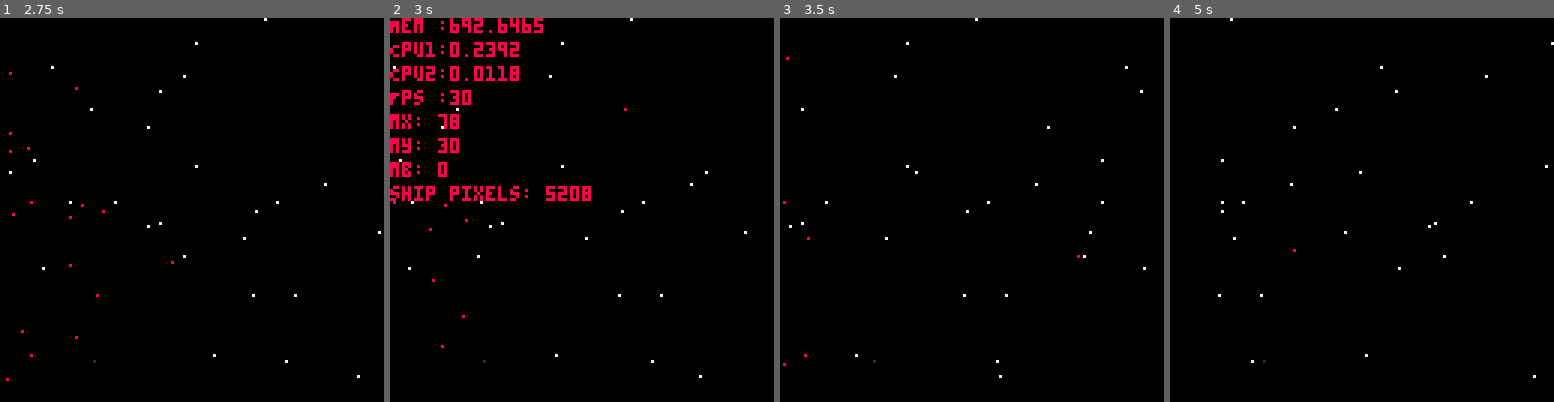
Above: before the commit, frames 1-4 (left to right).
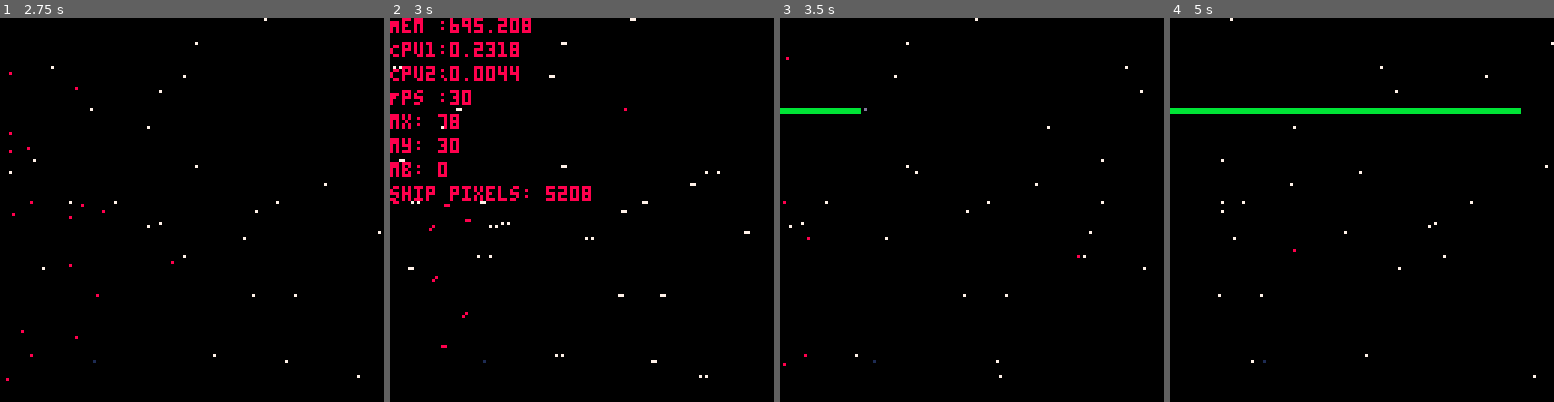
Above: after the commit, the same moments.

Repository: kiiro94/GGJ2020
Game: PICO-8 cartridge ggj2020.p8
Two runs of this game, one before a commit and one after it. Both use one fixed random seed, a clock stepped at 60 frames per second and the inputs below.
Inputs (mouse positions are in pixels of both pictures, inside the frame that each line leads up to):
- Up to frame 1 (2.75 s): tap X (X key) at 0.33, 1.07, 1.85 s; click (280, 121) at 0.67 s; tap O (Z key) at 0.7, 1.7, 2.1, 2.5 s; click (46, 267) at 1.22 s; click (107, 114) at 1.77 s; click (172, 259) at 2.32 s
- Up to frame 2 (3 s): click (624, 106) at 2.87 s; tap O (Z key) at 2.9 s; tap X (X key) at 2.97 s
- Up to frame 3 (3.5 s): hold Left from 3.08 s (still down); tap O (Z key) at 3.3 s; click (1075, 256) at 3.42 s
- Up to frame 4 (5 s): release Left at 3.58 s; tap O (Z key) every 0.4 s from 3.7 to 4.9 s; click (1231, 102) at 3.97 s; tap X (X key) at 4.08 s; click (1292, 248) at 4.52 s

Frame 1 is identical in both runs. In frame 2, 0.6% of the frame differs, in the area x 1-94%, y 0-94%; in frame 3, 0.3%; in frame 4, 1.4%, in the area x 0-92%, y 23-25%.

Commit message:
laserone shifo

Diff:
--- a/ggj2020.p8
+++ b/ggj2020.p8
@@ -260,6 +260,31 @@
    end
 end
 
+
+function createLaserone()
+   laserone = {y = my, g = 0}
+end
+
+function drawLaserone()
+   line(0, laserone.y, laserone.g, laserone.y, 11)
+   line(0, laserone.y + 1, laserone.g, laserone.y + 1, 11)
+end
+
+function updateLaserone()
+   laserone.g += 2
+
+   for p in all(data) do
+      if (p.x == laserone.g + 2 and p.y == laserone.y + flr(rnd(2)) - 1) then
+         p.s = 0
+         createParticle(p.x, p.y, p.c)
+      end
+   end
+
+   if laserone.g > 128 then
+      laserone = nil
+   end
+end
+
 --------------------------------
 
 
@@ -285,6 +310,8 @@
 
    sdspeed = 1
    selfdestruct = false
+
+   laserone = nil
 end
 
 
@@ -341,8 +368,14 @@
    if btnp(4) then
       selfdestruct = true
    end
-
    if selfdestruct and sdspeed < 2500 then selfDestruct() end
+
+   if (btnp(0)) then
+      createLaserone()
+   end
+   if laserone != nil then
+      updateLaserone()
+   end
 end
 
 
@@ -350,7 +383,9 @@
 
 
 function _draw()
-   cls()
+   if (not btn(5)) then
+      cls()
+   end
    drawStars()
    drawParticles()
    drawStruct()
@@ -371,6 +406,10 @@
 
    for b in all(bots) do
       pset(b.x, b.y, 11)
+   end
+
+   if (laserone != nil) then
+      drawLaserone()
    end
 
    --for f in all(fires) do
